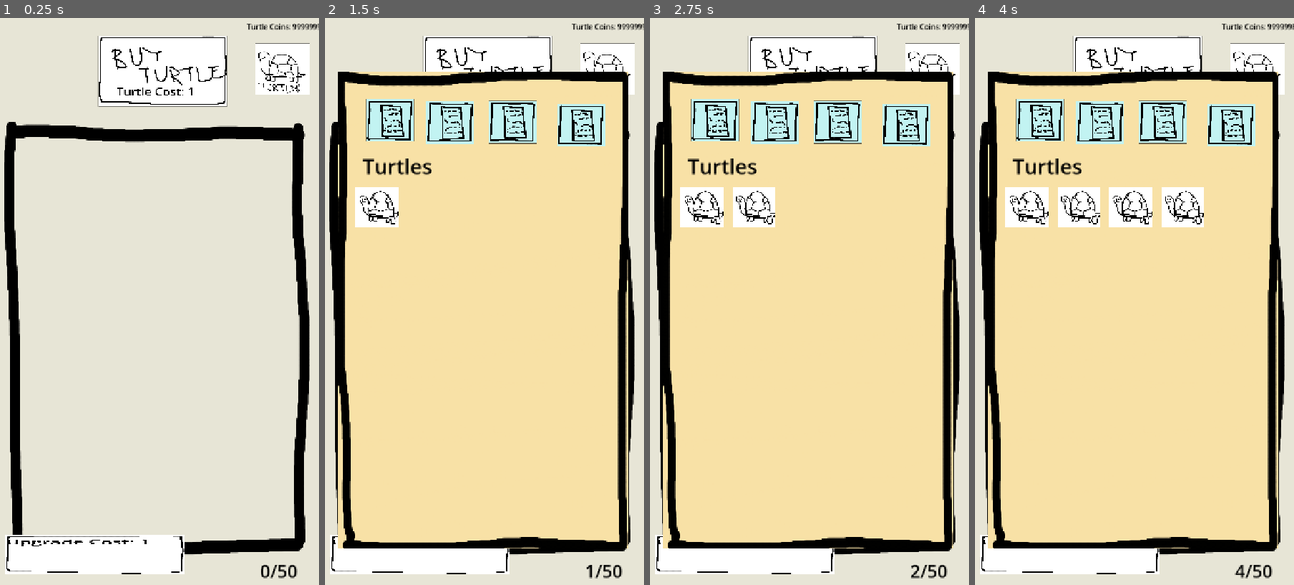
Above: before the commit, frames 1-4 (left to right).
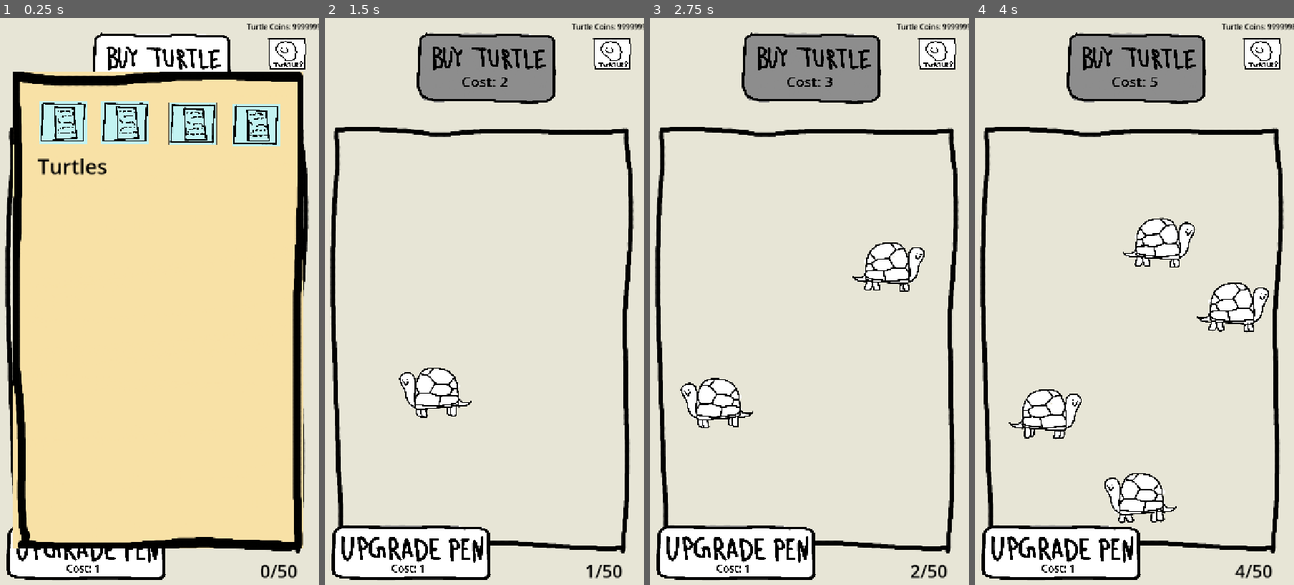
Above: after the commit, the same moments.

Repository: vsen2/turtleTower
Game: Godot game, scene res://main.tscn
Two runs of this game, one before a commit and one after it. Both use one fixed random seed, a clock stepped at 60 frames per second and the inputs below. This scene is started directly instead of the project's main scene.
Inputs (mouse positions are in pixels of both pictures, inside the frame that each line leads up to; where the layout moved, square brackets give the same spot in the first picture):
- Up to frame 1 (0.25 s): no input
- Up to frame 2 (1.5 s): click (612, 52) [605, 69] at 0.5 s; click "Turtle Cost: 1" (after the commit: "Cost: 1") at 1.25 s
- Up to frame 3 (2.75 s): click "Turtle Cost: 2" (after the commit: "Cost: 2") at 2 s
- Up to frame 4 (4 s): click "Turtle Cost: 3" (after the commit: "Cost: 3") at 2.75 s; click "Turtle Cost: 4" (after the commit: "Cost: 4") at 3.5 s

The runs differ from the first frame. In frame 1, 79% of the frame differs, in the area x 1-98%, y 2-100%; in frame 2, 82%; in frame 3, 82%; in frame 4, 82%.

Commit message:
made icons more interactable added different colors  added customer turtle in the store

Diff:
--- a/cashRegister.gd
+++ b/cashRegister.gd
@@ -1,9 +1,11 @@
 extends Sprite2D
 
 @export var customer_spawn_offset: Vector2 = Vector2(0, 32)
+@export var customer_turtle_scene: PackedScene = preload("res://customerTurtle.tscn")
 
 var unlocked: bool = false
-var hasWorker: bool = false
+var hasWorker: bool = true
+var hasTurtle: bool = false
 
 # Called when the node enters the scene tree for the first time.
 func _ready() -> void:
@@ -11,7 +13,29 @@
 
 # Called every frame. 'delta' is the elapsed time since the previous frame.
 func _process(delta: float) -> void:
-	pass
+	if(can_accept_customer()):
+		spawn_customer_turtle()
+		hasTurtle = true
 
 func can_accept_customer() -> bool:
-	return unlocked and hasWorker
+	return unlocked and hasWorker and !hasTurtle
+
+func spawn_customer_turtle() -> void:
+	if not customer_turtle_scene:
+		return
+
+	# Instantiate the customer turtle
+	var customer = customer_turtle_scene.instantiate()
+
+	# Find the right edge of the screen using the viewport
+	var viewport_rect = get_viewport_rect()
+	var spawn_x = viewport_rect.size.x
+
+	# Match the Y position of the object running this script
+	var spawn_y = global_position.y + 15
+
+	# Set the spawn position
+	customer.global_position = Vector2(spawn_x, spawn_y)
+
+	# Add it to the scene (typically added to the parent or a main manager node)
+	get_parent().add_child(customer)
--- a/customerTurtle.gd
+++ b/customerTurtle.gd
@@ -1,19 +1,34 @@
 extends Area2D
 
-signal purchase_completed(amount: int)
+@export var speed: float = 80.0
+@onready var sprite: AnimatedSprite2D = $AnimatedSprite2D
+@onready var collision_shape: CollisionShape2D = $CollisionShape2D
 
-@export var payment_amount: int = 15
-@export var browse_time: float = 2.0
+var target_x: float = 0.0
+var has_reached_target: bool = false
+var turtle_radius: float = 16.0
 
+func _ready() -> void:
+	sprite.play("default")
+	var screen_width = get_viewport_rect().size.x
+	target_x = screen_width * 0.25
 
-# Called when the node enters the scene tree for the first time.
-func _ready() -> void:
-	# Wait for browse/checkout time, complete payment, then leave
-	await get_tree().create_timer(browse_time).timeout
-	purchase_completed.emit(payment_amount)
-	queue_free()
+	# Face left since it spawns on the right and walks left
+	if sprite:
+		sprite.flip_h = false
 
+func _physics_process(delta: float) -> void:
+	if has_reached_target:
+		return
 
-# Called every frame. 'delta' is the elapsed time since the previous frame.
-func _process(delta: float) -> void:
+	# Move left toward the target
+	global_position.x -= speed * delta
+
+	# Check if it has arrived at or passed the first quarter mark
+	if global_position.x <= target_x:
+		global_position.x = target_x
+		has_reached_target = true
+		_on_target_reached()
+
+func _on_target_reached() -> void:
 	pass
--- a/customerTurtle.tscn
+++ b/customerTurtle.tscn
@@ -1,20 +1,41 @@
 [gd_scene format=3 uid="uid://bobjkphaiwufk"]
 
 [ext_resource type="Script" uid="uid://b3hpu3momkfb" path="res://customerTurtle.gd" id="1_51v7g"]
-[ext_resource type="Texture2D" uid="uid://ci4t6q8l0p7ej" path="res://turtleNoBG.png" id="2_1rxnc"]
+[ext_resource type="Texture2D" uid="uid://cf5oicbcdo18t" path="res://turtlewalk1.png" id="2_dfwo6"]
+[ext_resource type="Texture2D" uid="uid://b6386yhdnph12" path="res://turtleWalk2.png" id="3_ptnus"]
+[ext_resource type="Texture2D" uid="uid://jq5geayp6ur3" path="res://turtlewalk3.png" id="4_kw0fr"]
 
 [sub_resource type="RectangleShape2D" id="RectangleShape2D_6snss"]
 size = Vector2(168, 117)
+
+[sub_resource type="SpriteFrames" id="SpriteFrames_ccrme"]
+animations = [{
+"frames": [{
+"duration": 1.0,
+"texture": ExtResource("2_dfwo6")
+}, {
+"duration": 1.0,
+"texture": ExtResource("3_ptnus")
+}, {
+"duration": 1.0,
+"texture": ExtResource("4_kw0fr")
+}],
+"loop": 1,
+"name": &"default",
+"speed": 5.0
+}]
 
 [node name="Turtle" type="Area2D" unique_id=330427929]
 position = Vector2(88, 82)
 script = ExtResource("1_51v7g")
 
 [node name="CollisionShape2D" type="CollisionShape2D" parent="." unique_id=1328151684]
-position = Vector2(-1, -2.5)
+position = Vector2(-2, -1)
 shape = SubResource("RectangleShape2D_6snss")
 
-[node name="TimmyOG" type="Sprite2D" parent="." unique_id=1640845142]
-position = Vector2(-2.0000153, -1.0000153)
-scale = Vector2(0.12169312, 0.12135922)
-texture = ExtResource("2_1rxnc")
+[node name="AnimatedSprite2D" type="AnimatedSprite2D" parent="." unique_id=669674736]
+position = Vector2(13, -1)
+rotation = -0.005483886
+scale = Vector2(0.10383152, 0.10350519)
+sprite_frames = SubResource("SpriteFrames_ccrme")
+frame_progress = 0.6933919
--- a/main.tscn
+++ b/main.tscn
@@ -2,12 +2,9 @@
 
 [ext_resource type="Script" uid="uid://bmknanxfs4vu8" path="res://mainGame.gd" id="1_0xm2m"]
 [ext_resource type="Texture2D" uid="uid://c485tyocvel8h" path="res://Background.webp" id="1_ig7tw"]
-[ext_resource type="Texture2D" uid="uid://cjyg06kmje357" path="res://penNoBG.png" id="3_dg77c"]
-[ext_resource type="Texture2D" uid="uid://p2e1f1s83asv" path="res://turtlePen.png" id="3_lquwl"]
+[ext_resource type="Texture2D" uid="uid://c6051emrfpa4j" path="res://newPen3.png" id="3_074og"]
 [ext_resource type="Texture2D" uid="uid://8snly1qg6fkn" path="res://rocks.png" id="4_efxa6"]
-[ext_resource type="Texture2D" uid="uid://c0veadudg475c" path="res://buyTurtle.png" id="5_272bh"]
 [ext_resource type="Texture2D" uid="uid://b8t0t5p5iev1r" path="res://THEMINEnoBG.png" id="5_efxa6"]
-[ext_resource type="Texture2D" uid="uid://p6trwfmg4fm3" path="res://editTurtles.png" id="6_5vw27"]
 [ext_resource type="Script" uid="uid://f7asyiehuoav" path="res://turtleCoins.gd" id="6_7mycd"]
 [ext_resource type="Texture2D" uid="uid://6uo7lv6bc8g7" path="res://lineNoBG.png" id="7_vivmo"]
 [ext_resource type="Texture2D" uid="uid://27fb28qknlw2" path="res://cashRegister.png" id="8_2cqfq"]
@@ -18,6 +15,12 @@
 [ext_resource type="Texture2D" uid="uid://bqkbkoft65dgs" path="res://plusButtonGrey.png" id="10_2cqfq"]
 [ext_resource type="Texture2D" uid="uid://3eomfluya4kt" path="res://towerButtonIcon.png" id="10_efxa6"]
 [ext_resource type="Script" uid="uid://clylnevohe7cm" path="res://buyRegister.gd" id="11_yaehf"]
+[ext_resource type="Texture2D" uid="uid://dneg4ij2ds66k" path="res://CroppedWhiteTurtleButton.png" id="13_cegan"]
+[ext_resource type="Texture2D" uid="uid://b7nhlrwwjxs8b" path="res://croppedGreyTurtleButton.png" id="14_82xsv"]
+[ext_resource type="Texture2D" uid="uid://b61llc7bk4nq1" path="res://buyTurtleWhite.png" id="16_82xsv"]
+[ext_resource type="Texture2D" uid="uid://br5womqpf3516" path="res://BuyTurtleGrey.png" id="17_getpj"]
+[ext_resource type="Texture2D" uid="uid://dfq7apr3l6yrb" path="res://upgradePenWhite.png" id="18_getpj"]
+[ext_resource type="Texture2D" uid="uid://c6vfe8gx6gj5l" path="res://upgradePenGrey.png" id="19_ryguw"]
 
 [node name="Node2D" type="Node2D" unique_id=1208055871]
 script = ExtResource("1_0xm2m")
@@ -32,9 +35,9 @@
 texture = ExtResource("1_ig7tw")
 
 [node name="TurtlePen" type="Sprite2D" parent="." unique_id=910034301]
-position = Vector2(362.00003, 719.00006)
-scale = Vector2(0.69969666, 0.85900265)
-texture = ExtResource("3_dg77c")
+position = Vector2(363, 719.00006)
+scale = Vector2(0.84944916, 0.85900265)
+texture = ExtResource("3_074og")
 
 [node name="THE MINE" type="Control" parent="." unique_id=561868939]
 layout_mode = 3
@@ -137,12 +140,12 @@
 script = ExtResource("9_074og")
 
 [node name="LineNoBg" type="Sprite2D" parent="STORE" unique_id=2120682538]
-position = Vector2(366, 2207.0005)
+position = Vector2(366, 2211.0005)
 scale = Vector2(0.38928586, 0.26820475)
 texture = ExtResource("7_vivmo")
 
 [node name="LineNoBg3" type="Sprite2D" parent="STORE" unique_id=519897394]
-position = Vector2(370, 1935.0002)
+position = Vector2(370, 1946.0004)
 scale = Vector2(0.38928574, 0.26820475)
 texture = ExtResource("7_vivmo")
 
@@ -157,7 +160,7 @@
 texture = ExtResource("7_vivmo")
 
 [node name="LineNoBg2" type="Sprite2D" parent="STORE" unique_id=1199954359]
-position = Vector2(371, 2477.0002)
+position = Vector2(371, 2485.0002)
 scale = Vector2(0.38928574, 0.26820475)
 texture = ExtResource("7_vivmo")
 
@@ -220,13 +223,14 @@
 
 [node name="CanvasLayer" type="CanvasLayer" parent="." unique_id=1540102641]
 
-[node name="ChangeTurtles" type="Button" parent="CanvasLayer" unique_id=1353817373]
-offset_left = 576.0
-offset_top = 60.0
-offset_right = 1760.0
-offset_bottom = 1201.0
+[node name="ChangeTurtles" type="TextureButton" parent="CanvasLayer" unique_id=372462518]
+offset_left = 604.0
+offset_top = 46.0
+offset_right = 1466.0
+offset_bottom = 794.0
 scale = Vector2(0.10426618, 0.09999122)
-icon = ExtResource("6_5vw27")
+texture_normal = ExtResource("13_cegan")
+texture_hover = ExtResource("14_82xsv")
 
 [node name="turtleCoins" type="Label" parent="CanvasLayer" unique_id=1745811126]
 offset_left = 559.0
@@ -243,46 +247,48 @@
 offset_right = 40.0
 offset_bottom = 40.0
 
-[node name="addTurtle" type="Button" parent="CanvasLayer/TowerUI" unique_id=1279380004]
-layout_mode = 0
-offset_left = 226.0
-offset_top = 43.0
-offset_right = 2124.0
-offset_bottom = 1184.0
-scale = Vector2(0.15201971, 0.13893068)
-icon = ExtResource("5_272bh")
+[node name="addTurtle" type="TextureButton" parent="CanvasLayer/TowerUI" unique_id=1403598825]
+layout_mode = 0
+offset_left = 212.00002
+offset_top = 34.0
+offset_right = 1772.0
+offset_bottom = 910.0
+scale = Vector2(0.20036061, 0.18369158)
+texture_normal = ExtResource("16_82xsv")
+texture_hover = ExtResource("17_getpj")
 
 [node name="turtleCost" type="Label" parent="CanvasLayer/TowerUI/addTurtle" unique_id=1541145669]
 layout_mode = 0
-offset_left = 269.70178
-offset_top = 770.16833
-offset_right = 1650.7018
-offset_bottom = 1050.8838
-theme_override_colors/font_color = Color(0, 0, 0, 1)
-theme_override_font_sizes/font_size = 180
-text = "Turtle Cost: XXX"
-
-[node name="addPenSpace" type="Button" parent="CanvasLayer/TowerUI" unique_id=1522470891]
-layout_mode = 0
-offset_left = 17.000008
-offset_top = 1158.0
-offset_right = 1915.0
-offset_bottom = 2299.0
-scale = Vector2(0.21201897, 0.07611531)
-icon = ExtResource("3_lquwl")
+offset_left = 499.10004
+offset_top = 495.3956
+offset_right = 1880.1001
+offset_bottom = 773.0349
+theme_override_colors/font_color = Color(0, 0, 0, 1)
+theme_override_font_sizes/font_size = 160
+text = "Cost: XXX"
+
+[node name="addPenSpace" type="TextureButton" parent="CanvasLayer/TowerUI" unique_id=611735595]
+layout_mode = 0
+offset_left = 19.0
+offset_top = 1132.0
+offset_right = 1589.6143
+offset_bottom = 1779.0
+scale = Vector2(0.23073152, 0.19869651)
+texture_normal = ExtResource("18_getpj")
+texture_hover = ExtResource("19_ryguw")
 
 [node name="penSpaceLabel" type="Label" parent="CanvasLayer/TowerUI/addPenSpace" unique_id=712537936]
 layout_mode = 0
-offset_left = 9.433083
-offset_top = 52.551846
-offset_right = 1844.1747
-offset_bottom = 1064.174
+offset_left = 589.4296
+offset_top = 412.68958
+offset_right = 2424.1711
+offset_bottom = 1424.3116
+scale = Vector2(0.5066718, 0.6269463)
 theme_override_colors/font_color = Color(0, 0, 0, 1)
 theme_override_font_sizes/font_size = 200
-text = "Upgrade Cost: XXX"
+text = "Cost: XXX"
 
 [node name="TurtleUI" type="Control" parent="CanvasLayer" unique_id=815006092]
-visible = false
 layout_mode = 3
 anchors_preset = 0
 offset_right = 40.0
@@ -305,19 +311,19 @@
 
 [node name="UItowerButton" type="Button" parent="CanvasLayer/TurtleUI" unique_id=1801757311]
 layout_mode = 0
-offset_left = 97.99999
-offset_top = 185.0
-offset_right = 1174.0
-offset_bottom = 1289.0
+offset_left = 93.99999
+offset_top = 188.99998
+offset_right = 1170.0
+offset_bottom = 1293.0
 scale = Vector2(0.10004232, 0.08610254)
 icon = ExtResource("10_efxa6")
 
 [node name="UImine" type="Button" parent="CanvasLayer/TurtleUI" unique_id=1984179623]
 layout_mode = 0
-offset_left = 372.0
-offset_top = 188.0
-offset_right = 1448.0
-offset_bottom = 1292.0
+offset_left = 384.0
+offset_top = 192.0
+offset_right = 1460.0
+offset_bottom = 1296.0
 scale = Vector2(0.10004232, 0.08610254)
 icon = ExtResource("10_efxa6")
 
--- a/mainGame.gd
+++ b/mainGame.gd
@@ -1,6 +1,6 @@
 extends Node2D
 
-@export var turtle_icon: Texture2D = preload("res://turtleIcon.png")
+@export var turtle_icon: Texture2D = preload("res://turtleNoBG.png")
 @export var turtle_scene: PackedScene = preload("res://Turtle.tscn")
 @export var customer_scene: PackedScene = preload("res://customerTurtle.tscn")
 @export var customer_interval: float = 3.0
@@ -94,9 +94,9 @@
 
 func _process(_delta: float) -> void:
 	turtleCoinsLabel.text = "Turtle Coins: %d" % turtleCoins
-	turtleCostLabel.text = "Turtle Cost: %d" % turtleCost
+	turtleCostLabel.text = "Cost: %d" % turtleCost
 	turtleCountLabel.text = "%d/%d" % [turtleCount, turtleMax]
-	penSpaceLabel.text = "Upgrade Cost: %d" % penSpaceCost
+	penSpaceLabel.text = "Cost: %d" % penSpaceCost
 
 func _on_changeTurtles_pressed() -> void:
 	turtleUI.visible = !turtleUI.visible
Binary file added: BuyTurtleGrey.png
Not shown, added: BuyTurtleGrey.png.import
Binary file added: CroppedWhiteTurtleButton.png
Not shown, added: CroppedWhiteTurtleButton.png.import
Binary file added: buyTurtleWhite.png
Not shown, added: buyTurtleWhite.png.import
Binary file added: croppedGreyTurtleButton.png
Not shown, added: croppedGreyTurtleButton.png.import
Binary file added: greyTurtleButton.png
Not shown, added: greyTurtleButton.png.import
Binary file added: newPen2.png
Not shown, added: newPen2.png.import
(and 8 more such lines)
